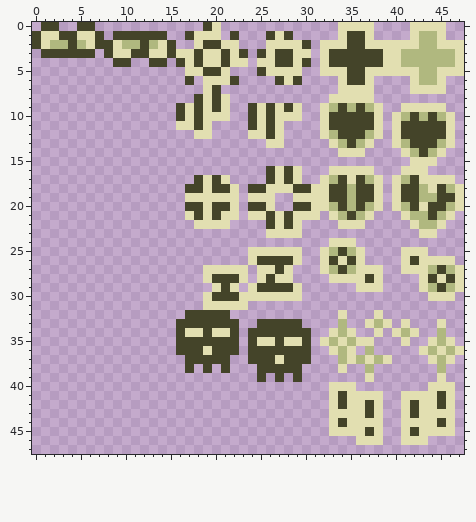
Two states of a pixel-art file, sprites/misc_8x8.aseprite. Above is the file before it was changed.
48x48 pixels, 1 frame.
The result:
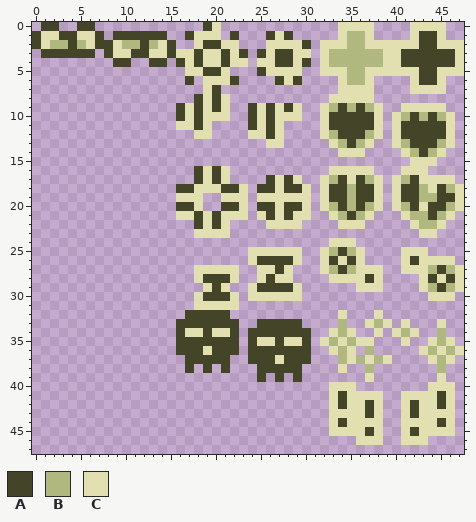
Palette (. is transparent): A #444429  B #b0b87f  C #e2dfb1
Diff:
Colour A is added in row 16 at x 18 and 20; in row 18 at x 16; in row 20 at x 16 and 28.
Colour A replaces colour B in rows 1 to 2 at x 43 to 44; in rows 3 to 4 at x 41 to 46; in rows 5 to 6 at x 43 to 44.
Colour A replaces colour C in row 18 at x 22, 26 and 28; in row 20 at x 22 and 26; in row 22 at x 18 and 20; in row 28 at x 19; in row 29 at x 20; in row 30 at x 19.
Colour B replaces colour A in rows 1 to 2 at x 35 to 36; in rows 3 to 4 at x 33 to 38; in rows 5 to 6 at x 35 to 36.
Colour C is added in row 16 at x 19 and 21; in row 18 at x 23; in row 19 at x 16, 23 and 27 to 28; in row 20 at x 23 and 27; in row 21 at x 16 and 23; in row 23 at x 18 to 21.
Colour C is added in rows 27 to 28 at x 18; in row 29 at x 19; in rows 30 to 31 at x 18.
Colour C replaces colour A in row 18 at x 18, 20 and 30; in row 20 at x 18 and 30; in row 22 at x 26 and 28; in row 28 at x 22; in row 29 at x 21; in row 30 at x 22.
The edit erases colour A in row 16 at x 26 and 28; in row 18 at x 24; in row 20 at x 20 and 24.
The edit erases colour C in row 16 at x 27 and 29; in row 18 at x 31; in row 19 at x 19 to 20, 24 and 31; in row 20 at x 19 and 31; in row 21 at x 24 and 31; in row 23 at x 26 to 29.
The edit erases colour C in rows 27 to 28 at x 23; in row 29 at x 22; in rows 30 to 31 at x 23.
